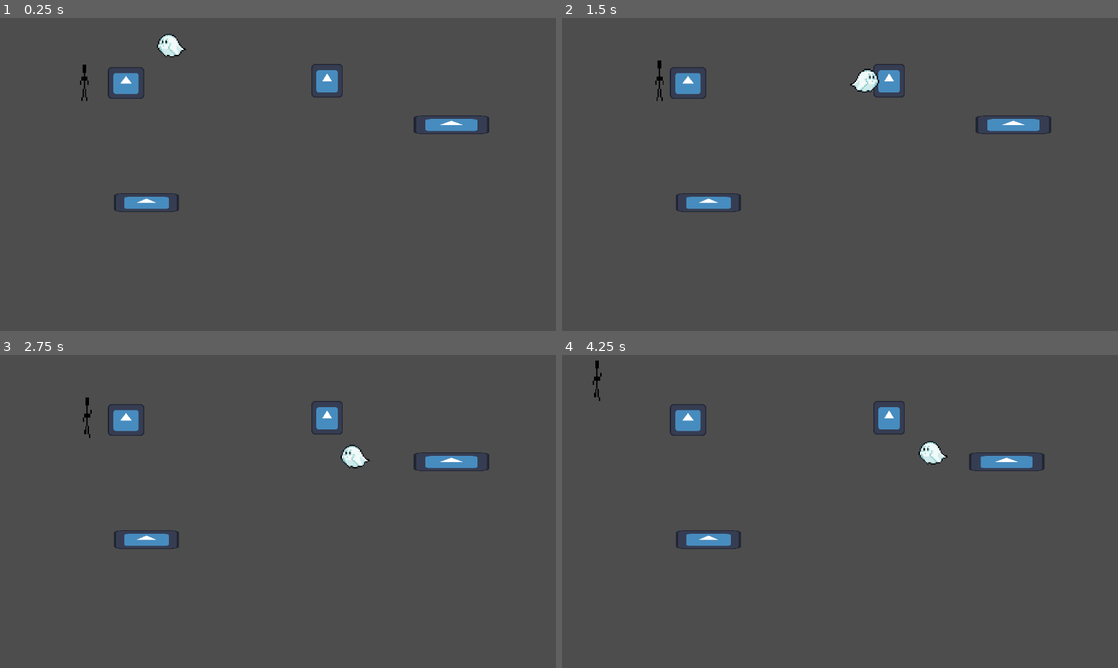
Above: before the commit, frames 1-4 (two rows, left to right).
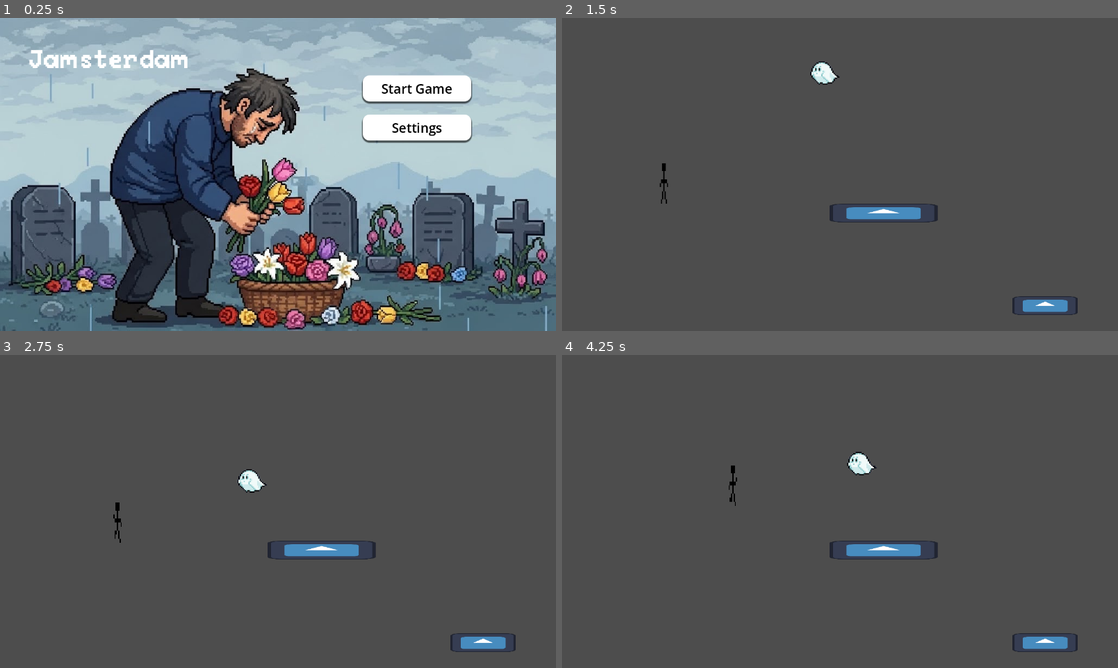
Above: after the commit, the same moments.

Repository: sammo4gun/jamsterdam
Game: Godot game, scene res://Scenes/main_menu.tscn
Two runs of this game, one before a commit and one after it. Both use one fixed random seed, a clock stepped at 60 frames per second and the inputs below. Before the commit the project starts from res://Scenes/Levels/level2.tscn. The engine's default icon, where the game draws it, is replaced by a stand-in: a white triangle on a blue panel in a dark square.
Inputs (mouse positions are in pixels of both pictures, inside the frame that each line leads up to):
- Up to frame 1 (0.25 s): no input
- Up to frame 2 (1.5 s): click (979, 127) at 0.5 s, where only the run after the commit has a clickable "Settings"; click (979, 86) at 1.25 s, where only the run after the commit has a clickable "Start Game"
- Up to frame 3 (2.75 s): move the mouse to (250, 508) at 2.02 s; hold Right (right) from 2.03 s (still down); click (250, 508) at 2.17 s; tap Space (jump) at 2.27 s
- Up to frame 4 (4.25 s): move the mouse to (1012, 461) at 2.77 s; click (1012, 461) at 2.92 s; tap Space (jump) at 3.02 s; move the mouse to (689, 420) at 3.52 s; release Right (right) at 3.53 s; hold A (left) from 3.53 s (still down); click (689, 420) at 3.67 s

The runs differ from the first frame. In frame 1, 95% of the frame differs, in the area x 0-100%, y 0-100%; in frame 2, 3.4%; in frame 3, 3.4%; in frame 4, 3.4%.

Commit message:
Squash merge alin/main_menu into main

Diff:
--- /dev/null
+++ b/Assets/Styles/menu_button.tres
@@ -0,0 +1,10 @@
+[gd_resource type="StyleBoxFlat" format=3 uid="uid://c4561pc5s4yn3"]
+
+[resource]
+bg_color = Color(1, 1, 1, 1)
+corner_radius_top_left = 16
+corner_radius_top_right = 16
+corner_radius_bottom_right = 16
+corner_radius_bottom_left = 16
+shadow_size = 3
+shadow_offset = Vector2(0, 3.41)
--- /dev/null
+++ b/Assets/Styles/menu_button_hover.tres
@@ -0,0 +1,10 @@
+[gd_resource type="StyleBoxFlat" format=3 uid="uid://udx8w8gj8jd4"]
+
+[resource]
+bg_color = Color(0.823529, 0.823529, 0.823529, 1)
+corner_radius_top_left = 16
+corner_radius_top_right = 16
+corner_radius_bottom_right = 16
+corner_radius_bottom_left = 16
+shadow_size = 3
+shadow_offset = Vector2(0, 3.41)
--- /dev/null
+++ b/Assets/Styles/menu_button_pressed.tres
@@ -0,0 +1,10 @@
+[gd_resource type="StyleBoxFlat" format=3 uid="uid://c7gdts27yeh0l"]
+
+[resource]
+bg_color = Color(0.635294, 0.635294, 0.635294, 1)
+corner_radius_top_left = 16
+corner_radius_top_right = 16
+corner_radius_bottom_right = 16
+corner_radius_bottom_left = 16
+shadow_size = 3
+shadow_offset = Vector2(0, 3.41)
--- /dev/null
+++ b/Scenes/main_menu.tscn
@@ -0,0 +1,108 @@
+[gd_scene load_steps=9 format=3 uid="uid://cwei6j5majw03"]
+
+[ext_resource type="Script" uid="uid://cp4yl285vvv8t" path="res://Scripts/main_menu.gd" id="1_1ehe0"]
+[ext_resource type="FontFile" uid="uid://datde377oev7l" path="res://Assets/Fonts/Peaberry/PeaberryBase.ttf" id="2_ce3w2"]
+[ext_resource type="Texture2D" uid="uid://p6crjkk88ihw" path="res://Assets/Images/menu_background.jpeg" id="3_n45e2"]
+
+[sub_resource type="LabelSettings" id="LabelSettings_opfnp"]
+font = ExtResource("2_ce3w2")
+font_size = 60
+
+[sub_resource type="StyleBoxEmpty" id="StyleBoxEmpty_cp0ys"]
+
+[sub_resource type="StyleBoxFlat" id="StyleBoxFlat_yhxw7"]
+bg_color = Color(0.823529, 0.823529, 0.823529, 1)
+corner_radius_top_left = 16
+corner_radius_top_right = 16
+corner_radius_bottom_right = 16
+corner_radius_bottom_left = 16
+shadow_size = 3
+shadow_offset = Vector2(0, 3.41)
+
+[sub_resource type="StyleBoxFlat" id="StyleBoxFlat_trj04"]
+bg_color = Color(0.635294, 0.635294, 0.635294, 1)
+corner_radius_top_left = 16
+corner_radius_top_right = 16
+corner_radius_bottom_right = 16
+corner_radius_bottom_left = 16
+shadow_size = 3
+shadow_offset = Vector2(0, 3.41)
+
+[sub_resource type="StyleBoxFlat" id="StyleBoxFlat_16hvj"]
+bg_color = Color(1, 1, 1, 1)
+corner_radius_top_left = 16
+corner_radius_top_right = 16
+corner_radius_bottom_right = 16
+corner_radius_bottom_left = 16
+shadow_size = 3
+shadow_offset = Vector2(0, 3.41)
+
+[node name="MainMenu" type="Control"]
+layout_mode = 3
+anchors_preset = 15
+anchor_right = 1.0
+anchor_bottom = 1.0
+grow_horizontal = 2
+grow_vertical = 2
+script = ExtResource("1_1ehe0")
+
+[node name="TextureRect" type="TextureRect" parent="."]
+z_index = -1
+layout_mode = 0
+offset_right = 1280.0
+offset_bottom = 720.0
+texture = ExtResource("3_n45e2")
+
+[node name="Label" type="Label" parent="."]
+layout_mode = 1
+offset_right = 500.0
+offset_bottom = 200.0
+theme_override_font_sizes/font_size = 64
+text = "Jamsterdam"
+label_settings = SubResource("LabelSettings_opfnp")
+horizontal_alignment = 1
+vertical_alignment = 1
+
+[node name="MarginContainer" type="MarginContainer" parent="."]
+layout_mode = 0
+offset_left = 640.0
+offset_top = 100.0
+offset_right = 1280.0
+offset_bottom = 580.0
+theme_override_constants/margin_top = 32
+theme_override_constants/margin_bottom = 32
+
+[node name="VBoxContainer" type="VBoxContainer" parent="MarginContainer"]
+layout_mode = 2
+theme_override_constants/separation = 30
+
+[node name="PlayButton" type="Button" parent="MarginContainer/VBoxContainer"]
+custom_minimum_size = Vector2(250, 60)
+layout_mode = 2
+size_flags_horizontal = 4
+theme_override_colors/font_hover_color = Color(0, 0, 0, 1)
+theme_override_colors/font_color = Color(0, 0, 0, 1)
+theme_override_colors/font_focus_color = Color(0, 0, 0, 1)
+theme_override_colors/font_pressed_color = Color(0, 0, 0, 1)
+theme_override_font_sizes/font_size = 30
+theme_override_styles/focus = SubResource("StyleBoxEmpty_cp0ys")
+theme_override_styles/hover = SubResource("StyleBoxFlat_yhxw7")
+theme_override_styles/pressed = SubResource("StyleBoxFlat_trj04")
+theme_override_styles/normal = SubResource("StyleBoxFlat_16hvj")
+text = "Start Game"
+
+[node name="SettingsButton" type="Button" parent="MarginContainer/VBoxContainer"]
+custom_minimum_size = Vector2(250, 60)
+layout_mode = 2
+size_flags_horizontal = 4
+theme_override_colors/font_hover_color = Color(0, 0, 0, 1)
+theme_override_colors/font_color = Color(0, 0, 0, 1)
+theme_override_colors/font_focus_color = Color(0, 0, 0, 1)
+theme_override_colors/font_pressed_color = Color(0, 0, 0, 1)
+theme_override_font_sizes/font_size = 30
+theme_override_styles/focus = SubResource("StyleBoxEmpty_cp0ys")
+theme_override_styles/hover = SubResource("StyleBoxFlat_yhxw7")
+theme_override_styles/pressed = SubResource("StyleBoxFlat_trj04")
+theme_override_styles/normal = SubResource("StyleBoxFlat_16hvj")
+text = "Settings
+"
--- /dev/null
+++ b/Scripts/main_menu.gd
@@ -0,0 +1,10 @@
+extends Control
+
+@onready var play_button: Button = $MarginContainer/VBoxContainer/PlayButton
+
+func _ready():
+	play_button.pressed.connect(_on_play_pressed)
+
+func _on_play_pressed():
+	var new_scene = load("res://Scenes/Levels/level1.tscn")  # Replace with your scene path
+	get_tree().change_scene_to_packed(new_scene)
--- a/project.godot
+++ b/project.godot
@@ -11,7 +11,7 @@
 [application]
 
 config/name="Practice_new"
-run/main_scene="uid://stre87ywwjqa"
+run/main_scene="uid://cwei6j5majw03"
 config/features=PackedStringArray("4.4", "GL Compatibility")
 config/icon="res://Assets/icon.svg"
 
Binary file added: Assets/Images/menu_background.jpeg
Not shown, added: Assets/Images/menu_background.jpeg.import
Not shown: 1 places in Scenes/Levels/level1.tscn that only renumber resources
Not shown: 1 places in Scenes/Levels/level2.tscn that only renumber resources
Not shown, added: Scripts/main_menu.gd.uid
